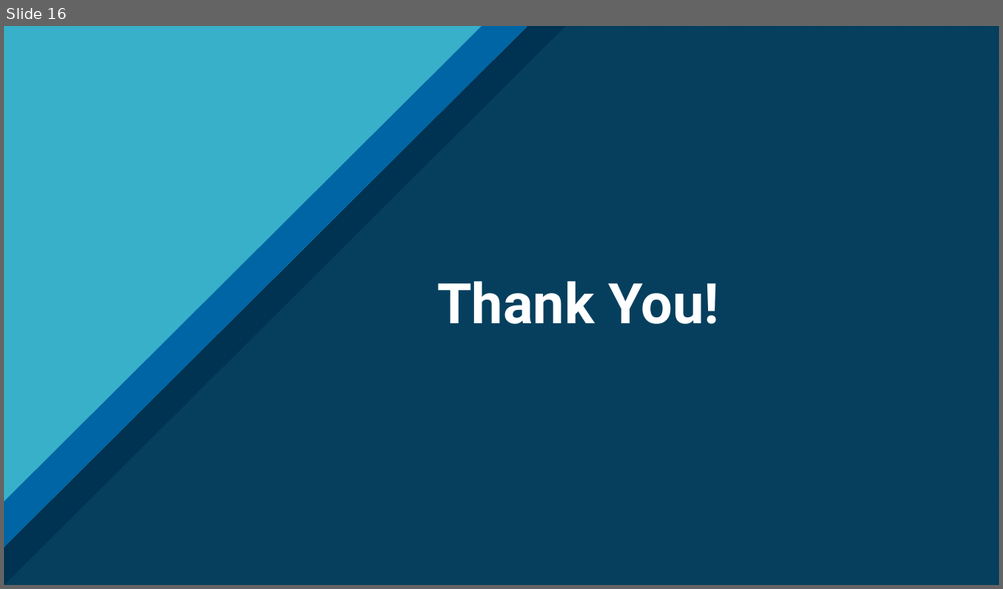
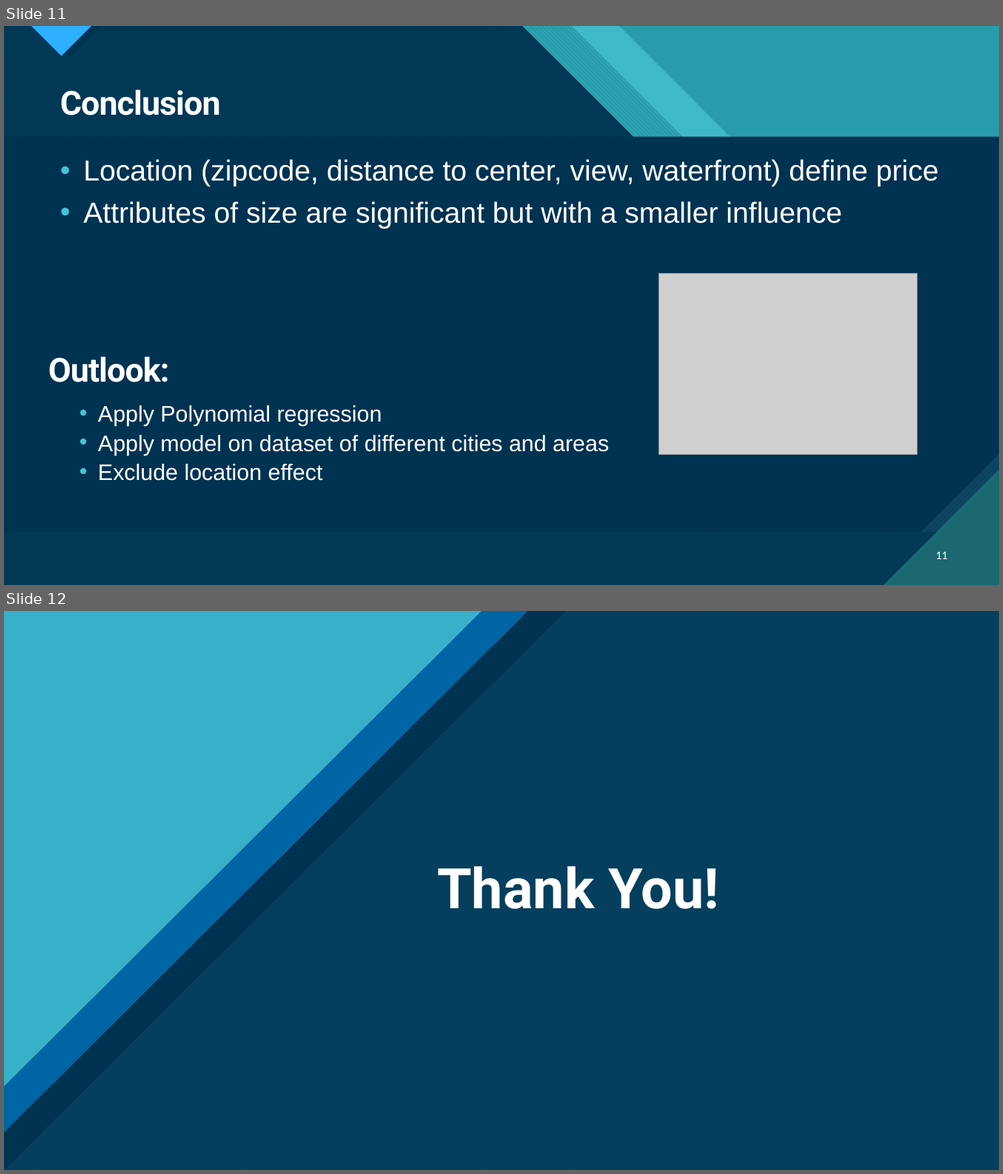
Before and after one commit to CrisQueCris/Houseprices, a slide deck: Final PresentationKC.pptx. Shown one above the other, each under a label of ours: slide 16 before the commit, slides 11 and 12 after it. The pictures are 1003x589 and 1003x1174 pixels, drawn with LibreOffice and Linux fonts; fonts in the diff are those of the drawing; grey boxes stand for pictures. Boxes give left, top, right and bottom in pixels: in the first picture for what was removed or moved away, otherwise in the second. Text is boxed around its words. In the diff, an @@ line names an element or a change of style, - is before the commit and + after.

```diff
--- a/Final PresentationKC.pptx
+++ b/Final PresentationKC.pptx
@@ slide 11 added at box(4, 26, 999, 585), background #47C3D3; not listed: 13 template elements that a slide beside it also shows @@
@@ rectangle added at box(4, 26, 999, 585), fill #299CAB @@
@@ rectangle added at box(4, 26, 999, 585), fill #299CAB @@
@@ freeform shape added at box(4, 26, 999, 585), fill #47C3D3 at 74% opacity @@
@@ freeform shape added at box(4, 26, 999, 585), fill pattern #47C3D3 on #1B6872 @@
@@ freeform shape added at box(4, 26, 999, 585), fill #003352 at 90% opacity @@
@@ text added at box(60, 90, 221, 116), 32 pt, text #FFFFFF, bold @@
+Conclusion
@@ text added at box(83, 159, 939, 229), 28 pt, text #FFFFFF @@
+• Location (zipcode, distance to center, view, waterfront) define price
+• Attributes of size are significant but with a smaller influence
@@ picture added at box(659, 274, 917, 454) @@
@@ title added at box(48, 357, 170, 383), 32 pt, text #FFFFFF, bold @@
+Outlook:
@@ text added at box(98, 406, 609, 481), 21.7 pt, text #FFFFFF @@
+• Apply Polynomial regression
+• Apply model on dataset of different cities and areas
+• Exclude location effect
@@ page number added at box(936, 552, 948, 560), 10 pt, text #FFFFFF @@
+11
@@ what was slide 16 is now slide 12 @@
```
Also in this commit, not shown: 1 slide changed, 4 other slides added, 7 slides removed, 19 other files.
